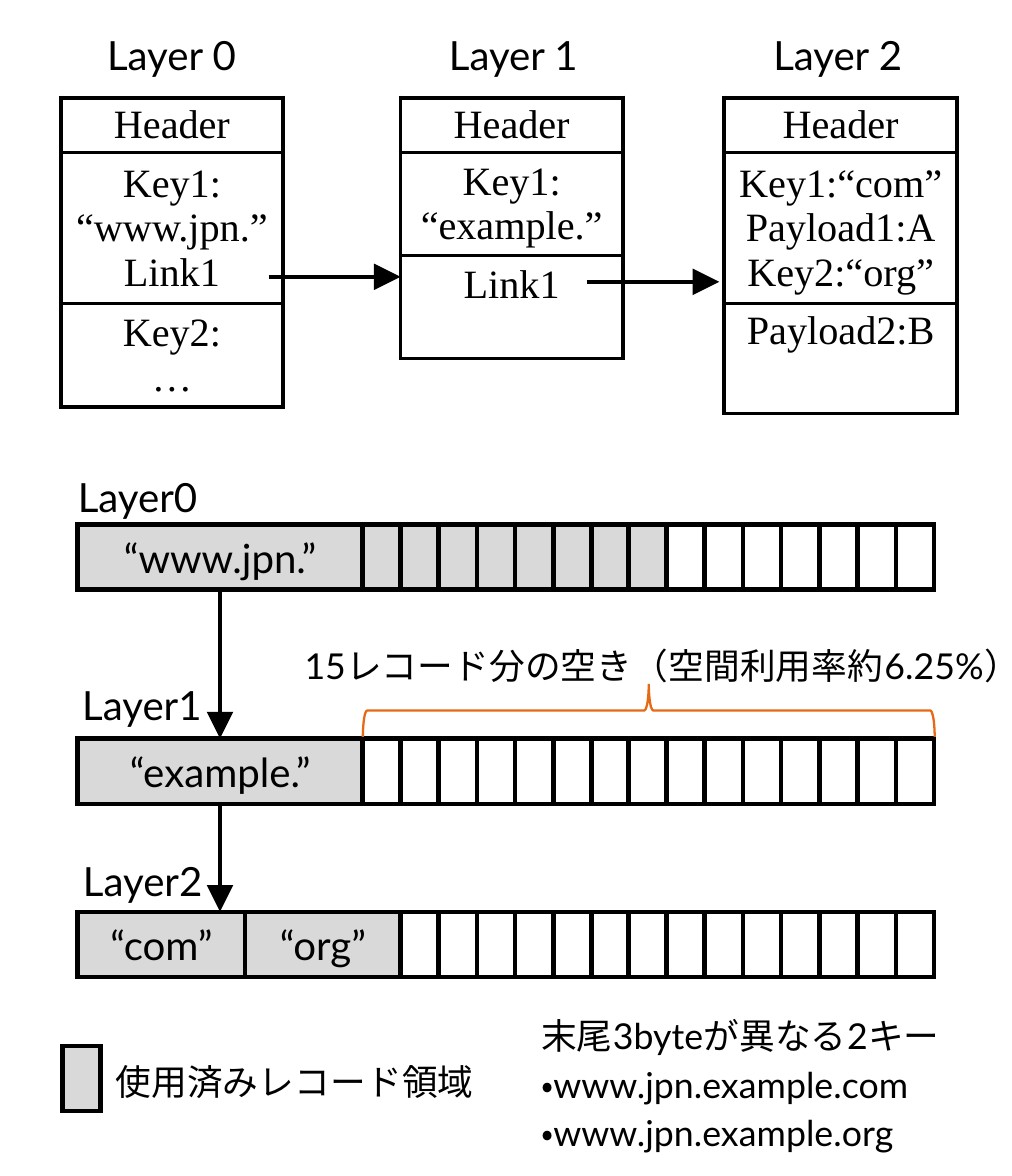
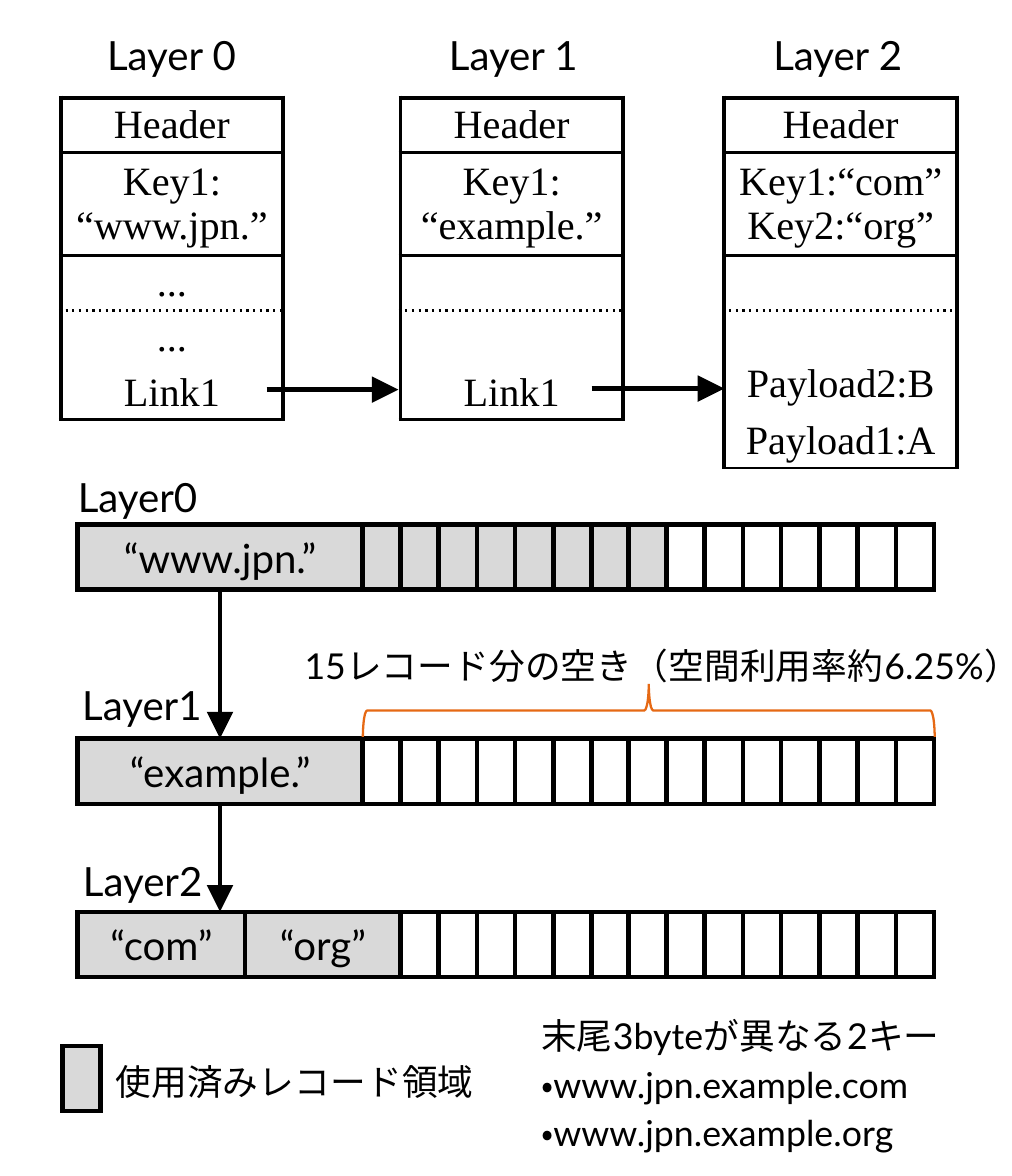
Before and after one commit to dbgroup-nagoya-u/202404-WebDBsummer2024-ido, a slide deck: slide 1 of src/figures/mass_memory.pptx. Drawn at 1012x1176 pixels with LibreOffice and Linux fonts; fonts in the diff are those of the drawing. Boxes give left, top, right and bottom in pixels: in the first picture for what was removed or moved away, otherwise in the second. Text is boxed around its words. In the diff, an @@ line names an element or a change of style, - is before the commit and + after.

```diff
--- a/src/figures/mass_memory.pptx
+++ b/src/figures/mass_memory.pptx
@@ table at bbox=[61, 96, 283, 418] @@
-row 2: Key1: / “www.jpn.” / Link1
-row 3: Key2: / …
+row 2: Key1: / “www.jpn.”
+row 3: ...
+row 4: ...
+row 5: Link1
@@ table at bbox=[402, 96, 623, 418] @@
+row 3: 
+row 4: 
@@ table at bbox=[723, 96, 954, 467] @@
-row 2: Key1:“com” / Payload1:A / Key2:“org”
+row 2: Key1:“com” / Key2:“org”
+row 3: 
-row 5, column 1: 
+row 5, column 1: Payload1:A
@@ arrow moved from (270, 276) - (402, 276) to (267, 389) - (398, 389) @@
@@ arrow moved from (588, 283) - (720, 283) to (591, 389) - (723, 389) @@
```
Also in this commit, not shown: 5 other files.
